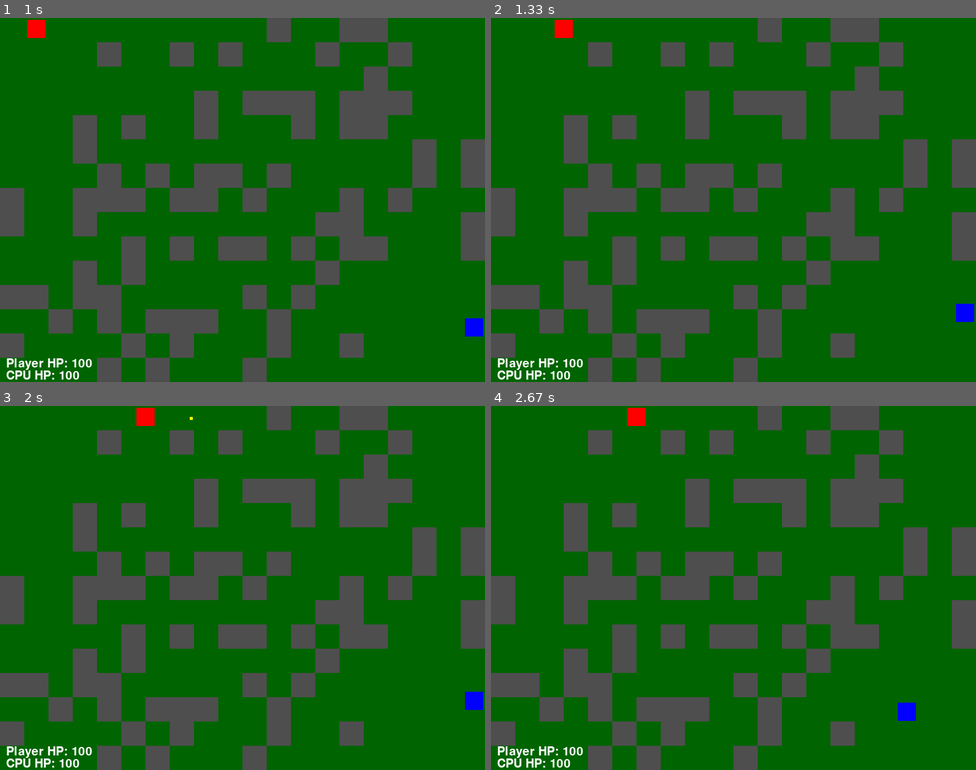
Above: before the commit, frames 1-4 (two rows, left to right).
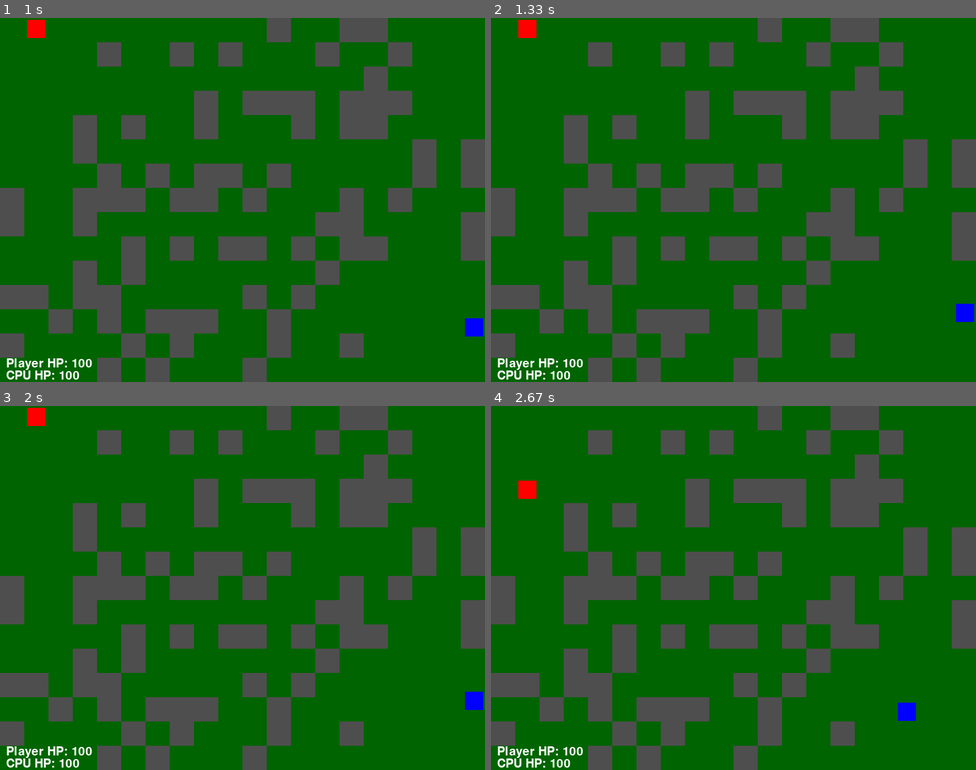
Above: after the commit, the same moments.

Repository: pavlem00/tank-wars-pygame
Game: pygame game, started from main.py
The game is run twice, just before and just after one commit, with the same random seed, the same clock (stepped at 60 frames per second) and the same inputs.
Inputs:
- Up to frame 1 (1 s): hold D 0.33-0.8 s; hold W from 0.83 s (still down)
- Up to frame 2 (1.33 s): release W at 1.13 s
- Up to frame 3 (2 s): tap Space at 1.67 s
- Up to frame 4 (2.67 s): hold A 2-2.53 s; hold S from 2.57 s (still down)

Frame 1 is identical in both runs. In frame 2, 0.4% of the frame differs, in the area x 5-17%, y 0-6%; in frame 3, 0.4%, in the area x 5-40%, y 0-6%; in frame 4, 0.4%.

Commit message:
Updated enemy AI movement, extracted map generating functions to map_generator.py

Diff:
--- a/enemy.py
+++ b/enemy.py
@@ -7,9 +7,15 @@
         super().__init__(x,y)
         self.current_movement = random.choice(["up", "down", "left", "right"])
 
+        self.state="wander"
+        self.last_seen_x = None
+        self.last_seen_y = None
+
+        self.hit_wall = False
         self.last_direction_change=0
         self.direction_change_cooldown=1000
 
+    #random movement
     def enemy_movement(self, screen_width, screen_height):
         current_time=pygame.time.get_ticks()
 
@@ -26,3 +32,152 @@
             self.x -= self.speed
         elif self.direction == "right" and self.x + self.width + self.speed < screen_width:
             self.x += self.speed
+
+    #helper function
+    def in_sight(self, player, walls):
+        x1 = self.x + self.width // 2
+        y1 = self.y + self.height // 2
+
+        x2 = player.x + player.width // 2
+        y2 = player.y + player.height // 2
+
+        for wall in walls:
+            if wall.rect.clipline(x1, y1, x2, y2):
+                return False
+
+        return True
+
+    #helper move function
+    def move(self, screen_width, screen_height, walls):
+        old_x = self.x
+        old_y = self.y
+
+        if self.direction == "up" and self.y - self.speed > 0:
+            self.y -= self.speed
+        elif self.direction == "down" and self.y + self.height + self.speed < screen_height:
+            self.y += self.speed
+        elif self.direction == "left" and self.x - self.speed > 0:
+            self.x -= self.speed
+        elif self.direction == "right" and self.x + self.width + self.speed < screen_width:
+            self.x += self.speed
+
+        for wall in walls:
+            if self.rect.colliderect(wall.rect):
+                self.x = old_x
+                self.y = old_y
+                self.hit_wall = True
+                return
+
+
+
+    #small AI enemy movement
+    def enemy_upgraded_movement(self, player, walls, enemy_bullets, screen_width, screen_height):
+        current_time = pygame.time.get_ticks()
+        attack_distance = 100
+        too_close = 60
+        player_in_sight = self.in_sight(player, walls)
+
+        if self.hit_wall:
+            self.state = "wander"
+            self.direction = random.choice(["up", "down", "right", "left"])
+            self.hit_wall = False
+
+        #state switching
+        if self.state == "wander":
+            if player_in_sight:
+                self.last_seen_x = player.x
+                self.last_seen_y = player.y
+                self.state = "attack"
+        elif self.state == "attack":
+            if player_in_sight:
+                self.last_seen_x = player.x
+                self.last_seen_y = player.y
+            else:
+                self.state = "search"
+        elif self.state == "search":
+            if player_in_sight:
+                self.state = "attack"
+
+        #wandering
+        if self.state == "wander":
+            if current_time - self.last_direction_change >= self.direction_change_cooldown:
+                self.direction = random.choice(["up", "down", "left", "right"])
+                self.last_direction_change = current_time
+
+            self.move(screen_width, screen_height, walls)
+
+        #attacking
+        elif self.state == "attack":
+            dx = player.x - self.x
+            dy = player.y - self.y
+
+            distance = ((dx**2) + (dy**2)) ** 0.5
+
+            if abs(dx) > abs(dy):
+                if dx > 0:
+                    self.direction = "right"
+                else:
+                    self.direction = "left"
+            else:
+                if dy > 0:
+                    self.direction = "down"
+                else:
+                    self.direction = "up"
+
+            self.shoot(current_time, enemy_bullets)
+
+            if distance > attack_distance:
+                self.move(screen_width, screen_height, walls)
+            elif distance < too_close:
+                if self.direction == "left":
+                    self.direction = "right"
+                elif self.direction == "right":
+                    self.direction = "left"
+                elif self.direction == "down":
+                    self.direction = "up"
+                elif self.direction == "up":
+                    self.direction = "down"
+                self.move(screen_width, screen_height, walls)
+            else:
+                dx = player.x - self.x
+                dy = player.y - self.y
+                if abs(dx) > abs(dy):
+                    line_choices = ["up", "down"]
+                else:
+                    line_choices = ["left", "right"]
+                if random.random() < 0.3:
+                    self.direction = random.choice(line_choices)
+                else:
+                    if self.direction == "up":
+                        self.direction = "down"
+                    elif self.direction == "down":
+                        self.direction = "up"
+                    elif self.direction == "left":
+                        self.direction = "right"
+                    elif self.direction == "right":
+                        self.direction = "left"
+                self.move(screen_width, screen_height, walls)
+        #searching
+        elif self.state == "search":
+            dx = self.last_seen_x - self.x
+            dy = self.last_seen_y - self.y
+
+            distance = ((dx**2) + (dy**2)) ** 0.5
+
+            if distance < 10:
+                self.state = "wander"
+                return
+
+            if abs(dx) > abs(dy):
+                if dx > 0:
+                    self.direction = "right"
+                else:
+                    self.direction = "left"
+            else:
+                if dy > 0:
+                    self.direction = "down"
+                else:
+                    self.direction = "up"
+
+
+            self.move(screen_width, screen_height, walls)
--- a/main.py
+++ b/main.py
@@ -6,125 +6,13 @@
 from wall import Wall
 import random
 from collections import deque
+from map_generator import (generate_grid, grid_to_walls, player_spawn, enemy_spawn,
+                           grid_size, tank_offset)
 pygame.init()
 
 #Screen dimensions
 screen_width=800
 screen_height=600
-
-#map dimensions
-grid_size=40
-cols=screen_width//grid_size
-rows=screen_height//grid_size
-
-player_spawn=(18, 13)
-enemy_spawn=(1,1)
-tank_offset=(grid_size-30)//2
-
-
-#Checking spawn zone, so no walls generate in player/enemy spawning zone
-def check_spawn_zone(x, y):
-    px, py = player_spawn
-    ex, ey = enemy_spawn
-
-    if abs(x-px) <= 2 and abs(y-py) <= 2:
-        return True
-
-    if abs(x-ex) <= 2 and abs(y-ey) <= 2:
-        return True
-
-    return False
-
-
-#Helper function to check if path between enemy and player exists
-#Walls should not block path between enemy and player
-#Practically BFS algorithm
-def path_check(grid):
-    queue = deque()
-    queue.append(enemy_spawn)
-
-    visited=set()
-    visited.add(enemy_spawn)
-
-    directions=[(1,0),(-1,0),(0,1),(0,-1)]
-
-    while len(queue) > 0:
-        current=queue.popleft()
-
-        x=current[0]
-        y=current[1]
-
-        if x == player_spawn[0] and y == player_spawn[1]:
-            return True
-
-        for direction in directions:
-            dx = direction[0]
-            dy = direction[1]
-
-            nx = x + dx
-            ny = y + dy
-
-            if nx < 0 or nx >= cols:
-                continue
-
-            if ny < 0 or ny >= rows:
-                continue
-
-            if grid[ny][nx] == 1:
-                continue
-
-            if (nx, ny) in visited:
-                continue
-
-            visited.add((nx,ny))
-            queue.append((nx,ny))
-
-    return False
-
-#Helper function for grid generator
-#Generating grid for walls, but checking if path between player and enemy exists
-def generate_grid():
-    while True:
-
-        grid=[]
-
-        for y in range(rows):
-            row = []
-            for x in range(cols):
-                row.append(0)
-            grid.append(row)
-
-        for y in range(rows):
-            for x in range(cols):
-                if check_spawn_zone(x, y):
-                    continue
-
-
-                chance=random.random()
-
-                if chance < 0.25:
-                    grid[y][x] = 1
-
-        if path_check(grid):
-            return grid
-
-
-def grid_to_walls(grid):
-    walls = []
-
-    for y in range(rows):
-        for x in range(cols):
-
-            if grid[y][x] == 1:
-                wall_x=x*grid_size
-                wall_y=y*grid_size
-
-                wall = Wall(wall_x, wall_y, grid_size, grid_size)
-
-                walls.append(wall)
-
-    return walls
-
 
 
 #Screen and objects draw function
@@ -246,8 +134,8 @@
         old_ex=enemy.x
         old_ey=enemy.y
 
-        enemy.enemy_movement(screen_width, screen_height)
-
+        #enemy.enemy_movement(screen_width, screen_height)
+        enemy.enemy_upgraded_movement(player, walls, enemy_bullets, screen_width, screen_height)
         for wall in walls:
             if enemy.rect.colliderect(wall.rect):
                 enemy.x=old_ex
@@ -281,8 +169,8 @@
             game_result="WIN"
 
 
-        current_time=pygame.time.get_ticks()
-        enemy.shoot(current_time, enemy_bullets)
+        #current_time=pygame.time.get_ticks()
+        #enemy.shoot(current_time, enemy_bullets)
 
         for bullet in enemy_bullets[:]:
             if bullet.rect.colliderect(player.rect):
--- /dev/null
+++ b/map_generator.py
@@ -0,0 +1,119 @@
+from collections import deque
+import random
+from wall import Wall
+
+screen_width=800
+screen_height=600
+
+#map dimensions
+grid_size=40
+cols=screen_width//grid_size
+rows=screen_height//grid_size
+
+player_spawn=(18, 13)
+enemy_spawn=(1,1)
+tank_offset=(grid_size-30)//2
+
+
+#Checking spawn zone, so no walls generate in player/enemy spawning zone
+def check_spawn_zone(x, y):
+    px, py = player_spawn
+    ex, ey = enemy_spawn
+
+    if abs(x-px) <= 2 and abs(y-py) <= 2:
+        return True
+
+    if abs(x-ex) <= 2 and abs(y-ey) <= 2:
+        return True
+
+    return False
+
+
+#Helper function to check if path between enemy and player exists
+#Walls should not block path between enemy and player
+#Practically BFS algorithm
+def path_check(grid):
+    queue = deque()
+    queue.append(enemy_spawn)
+
+    visited=set()
+    visited.add(enemy_spawn)
+
+    directions=[(1,0),(-1,0),(0,1),(0,-1)]
+
+    while len(queue) > 0:
+        current=queue.popleft()
+
+        x=current[0]
+        y=current[1]
+
+        if x == player_spawn[0] and y == player_spawn[1]:
+            return True
+
+        for direction in directions:
+            dx = direction[0]
+            dy = direction[1]
+
+            nx = x + dx
+            ny = y + dy
+
+            if nx < 0 or nx >= cols:
+                continue
+
+            if ny < 0 or ny >= rows:
+                continue
+
+            if grid[ny][nx] == 1:
+                continue
+
+            if (nx, ny) in visited:
+                continue
+
+            visited.add((nx,ny))
+            queue.append((nx,ny))
+
+    return False
+
+#Helper function for grid generator
+#Generating grid for walls, but checking if path between player and enemy exists
+def generate_grid():
+    while True:
+
+        grid=[]
+
+        for y in range(rows):
+            row = []
+            for x in range(cols):
+                row.append(0)
+            grid.append(row)
+
+        for y in range(rows):
+            for x in range(cols):
+                if check_spawn_zone(x, y):
+                    continue
+
+
+                chance=random.random()
+
+                if chance < 0.25:
+                    grid[y][x] = 1
+
+        if path_check(grid):
+            return grid
+
+
+def grid_to_walls(grid):
+    walls = []
+
+    for y in range(rows):
+        for x in range(cols):
+
+            if grid[y][x] == 1:
+                wall_x=x*grid_size
+                wall_y=y*grid_size
+
+                wall = Wall(wall_x, wall_y, grid_size, grid_size)
+
+                walls.append(wall)
+
+    return walls
